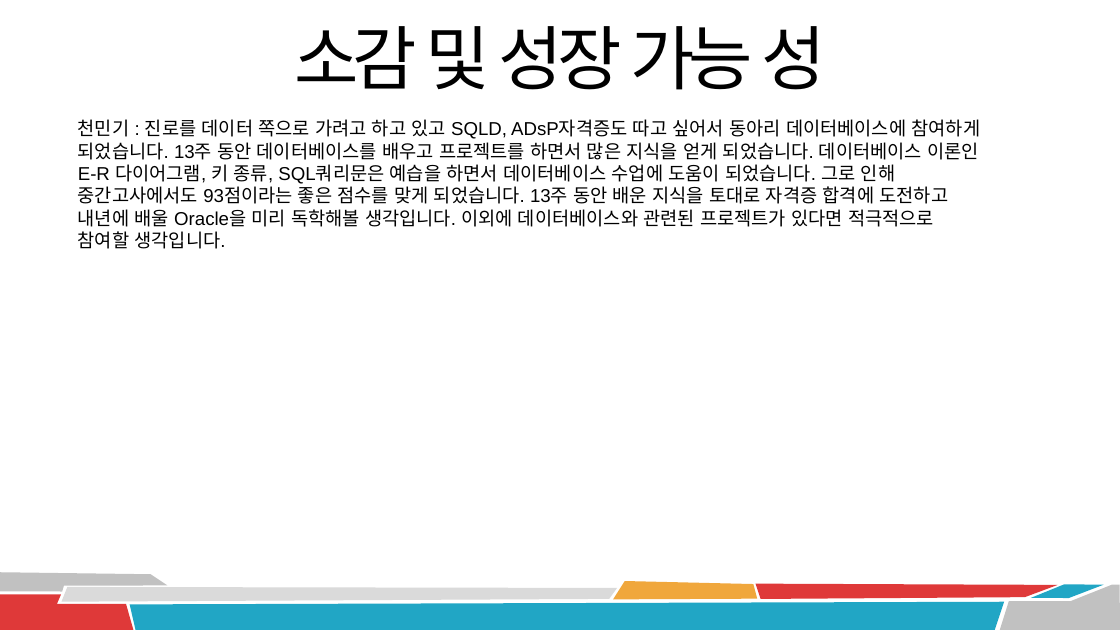
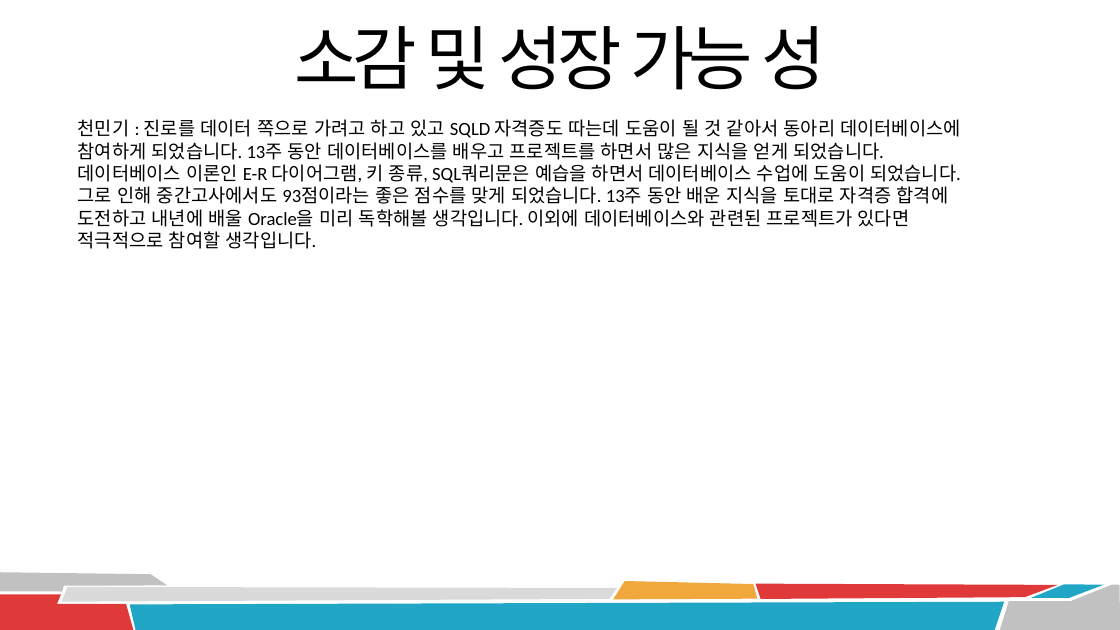
Before and after one commit to minki0807/REVERSE-DB, a slide deck: slide 9 of 발표 자료/REVERSE 발표 초안.pptx. Drawn at 1120x630 pixels with LibreOffice and Linux fonts; fonts in the diff are those of the drawing. Boxes give left, top, right and bottom in pixels: in the first picture for what was removed or moved away, otherwise in the second. Text is boxed around its words. In the diff, an @@ line names an element or a change of style, - is before the commit and + after.

```diff
--- a/발표 자료/REVERSE 발표 초안.pptx
+++ b/발표 자료/REVERSE 발표 초안.pptx
@@ text at bbox=[78, 119, 960, 249]: text changed; font Arial to Calibri @@
-천민기 : 진로를 데이터 쪽으로 가려고 하고 있고 SQLD, ADsP자격증도 따고 싶어서 동아리 데이터베이스에 참여하게 되었습니다. 13주 동안 데이터베이스를 배우고 프로젝트를 하면서 많은 지식을 얻게 되었습니다. 데이터베이스 이론인 E-R 다이어그램, 키 종류, SQL쿼리문은 예습을 하면서 데이터베이스 수업에 도움이 되었습니다. 그로 인해 중간고사에서도 93점이라는 좋은 점수를 맞게 되었습니다. 13주 동안 배운 지식을 토대로 자격증 합격에 도전하고 내년에 배울 Oracle을 미리 독학해볼 생각입니다. 이외에 데이터베이스와 관련된 프로젝트가 있다면 적극적으로 참여할 생각입니다.
+천민기 : 진로를 데이터 쪽으로 가려고 하고 있고 SQLD 자격증도 따는데 도움이 될 것 같아서 동아리 데이터베이스에 참여하게 되었습니다. 13주 동안 데이터베이스를 배우고 프로젝트를 하면서 많은 지식을 얻게 되었습니다. 데이터베이스 이론인 E-R 다이어그램, 키 종류, SQL쿼리문은 예습을 하면서 데이터베이스 수업에 도움이 되었습니다. 그로 인해 중간고사에서도 93점이라는 좋은 점수를 맞게 되었습니다. 13주 동안 배운 지식을 토대로 자격증 합격에 도전하고 내년에 배울 Oracle을 미리 독학해볼 생각입니다. 이외에 데이터베이스와 관련된 프로젝트가 있다면 적극적으로 참여할 생각입니다.
```
Also in this commit, not shown: 2 other slides changed, 3 other files.
